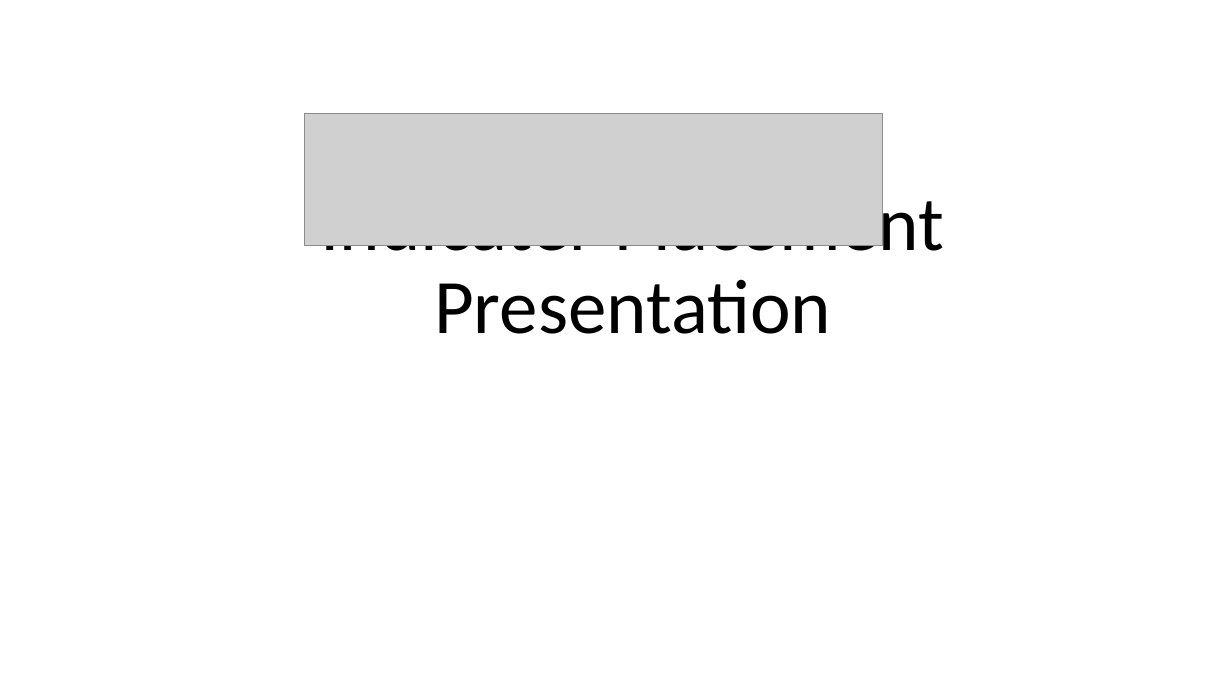
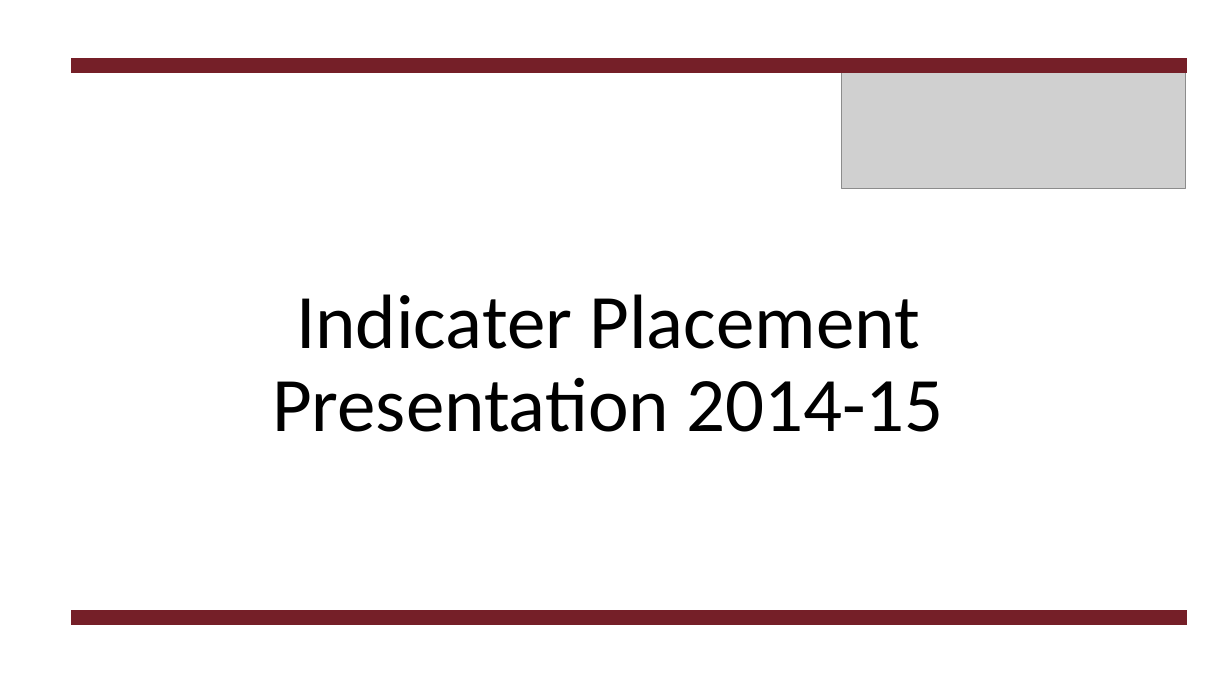
Before and after one commit to m00sedrive/Uni-Work-2015, a slide deck: slide 1 of Indicater Placement Reports/Indicater Presentation.pptx. Drawn at 1232x693 pixels with LibreOffice and Linux fonts; fonts in the diff are those of the drawing; grey boxes stand for pictures. Boxes give left, top, right and bottom in pixels: in the first picture for what was removed or moved away, otherwise in the second. Text is boxed around its words. In the diff, an @@ line names an element or a change of style, - is before the commit and + after.

Commit message:
indicater presentation update

```diff
--- a/Indicater Placement Reports/Indicater Presentation.pptx
+++ b/Indicater Placement Reports/Indicater Presentation.pptx
@@ rectangle added at (71,58,1186,72), fill #751F28, outline #751F28 1 pt @@
@@ picture: place and size @@
-picture at (304,114,883,246)
+picture at (842,58,1186,188)
@@ title at (272,294,943,432): text changed @@
-Indicater Placement Presentation
+Indicater Placement Presentation 2014-15
@@ rectangle added at (71,611,1186,625), fill #751F28, outline #751F28 1 pt @@
```
Also in this commit, not shown: 6 slides added, 20 other files.
